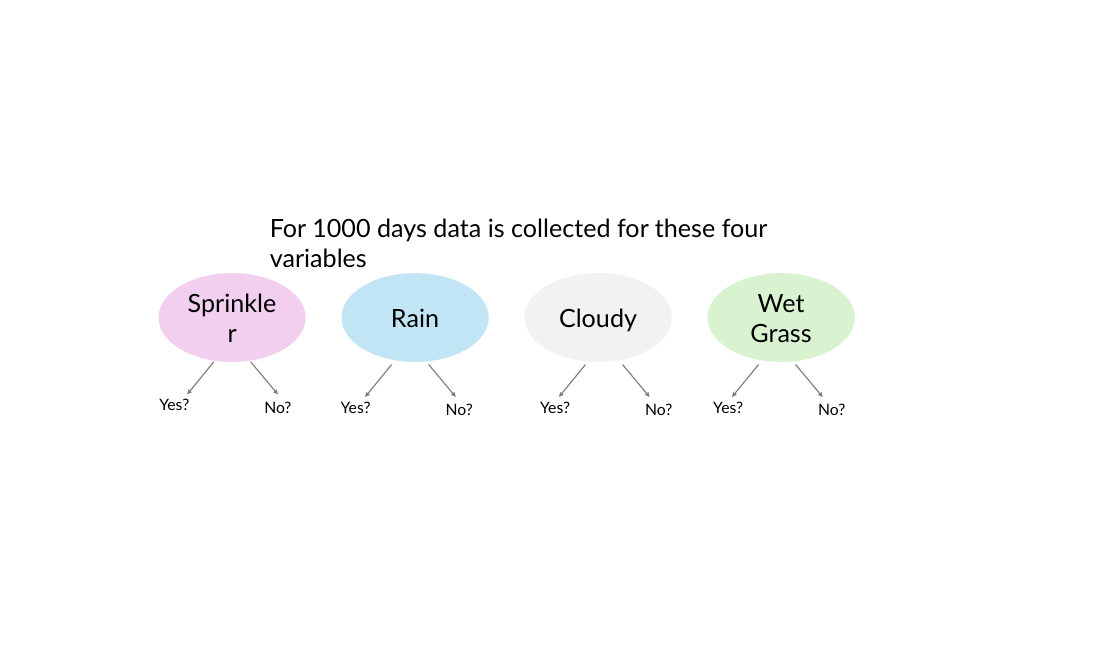
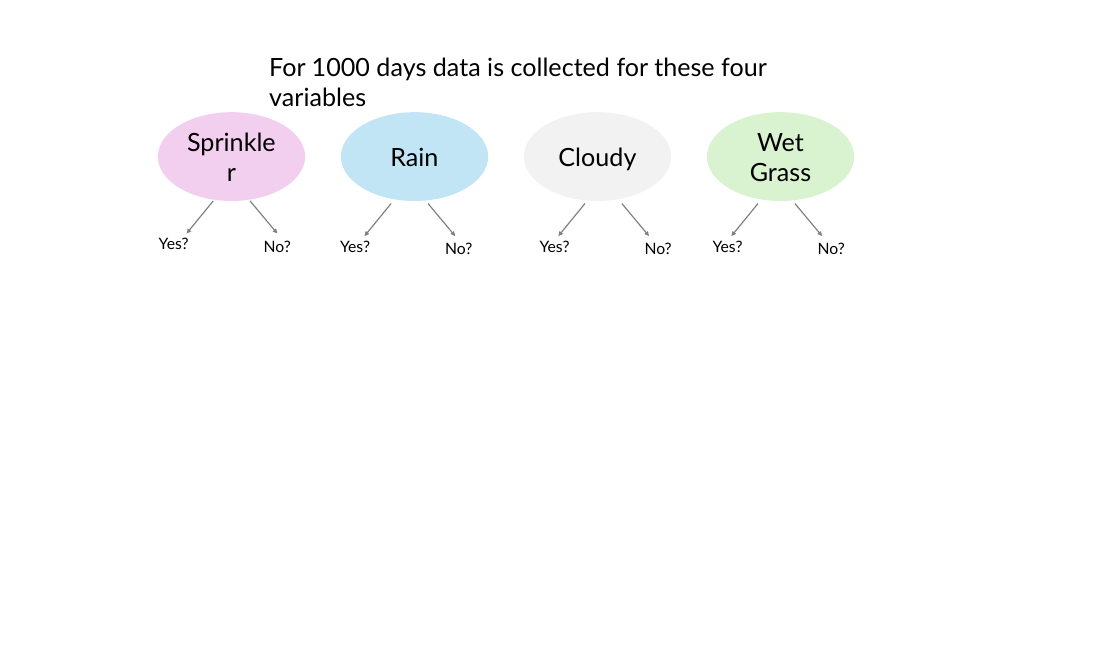
Before and after one commit to erdogant/bnlearn, a slide deck: slide 5 of docs/figs/Landscape_Causal_Discovery_Bnlearn_for_python.pptx (slide 4 before the commit). Drawn at 1120x672 pixels with LibreOffice and Linux fonts; fonts in the diff are those of the drawing. Boxes give left, top, right and bottom in pixels: in the first picture for what was removed or moved away, otherwise in the second. Text is boxed around its words. In the diff, an @@ line names an element or a change of style, - is before the commit and + after.

```diff
--- a/docs/figs/Landscape_Causal_Discovery_Bnlearn_for_python.pptx
+++ b/docs/figs/Landscape_Causal_Discovery_Bnlearn_for_python.pptx
@@ 9 texts, 8 arrows, 4 ellipses: place and size @@
-9 texts, 8 arrows, 4 ellipses at (158,218,855,415)
+9 texts, 8 arrows, 4 ellipses at (158,57,854,254)
```
Also in this commit, not shown: 2 slides added, 4 other files.
